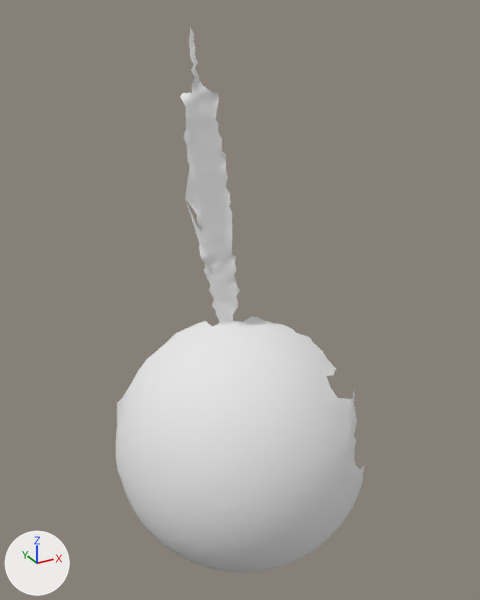
What one commit did to the OBJ model res/pendulum_horizontal/Pendulum_horizontal.000034.obj.
Both versions are drawn from a camera (50 mm lens) standing at (12.0, -467.0, 437.0) and looking at (319.0, 91.0, 158.0). The axes (+X, +Y, +Z) are drawn at lower left. The lights are the same throughout. Where no turn or scale is listed for an object, it has been applied to the vertices.

In view in the first picture: 'Pendulum_horizontal.000034'.
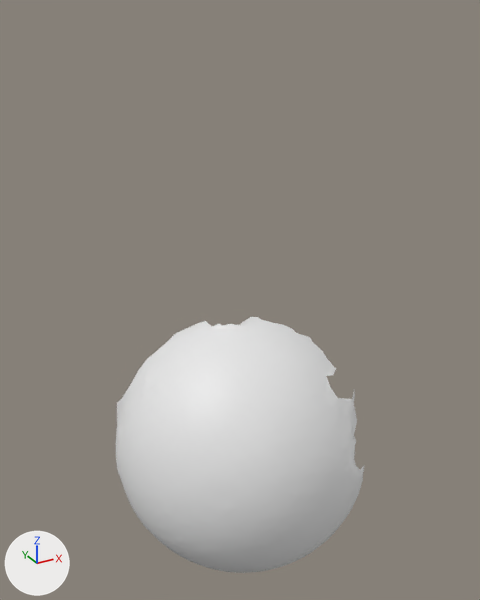
What differs and where, as boxes [x1, y1, x2, y2] in the pictures (480 x 600 px):
'Pendulum_horizontal.000034', reshaped (53% shorter)
    before: [116, 28, 365, 573]
    after: [116, 317, 365, 573]
part 1 of me_pendulum_horizontal_000034, deleted
    before: [180, 28, 242, 326]

The edits, one by one:
me_pendulum_horizontal_000034 is used by ob_pendulum_horizontal_000034; location (0.0, 0.0, 0.0).
me_pendulum_horizontal_000034 had 5427 vertices, 10668 faces and spanned x 183.0..424.0, y -41.0..205.0, z -172.0..421.0.
me_pendulum_horizontal_000034 no longer uses material mat_pendulum_horizontal_000034 (white #e7e7e7).
me_pendulum_horizontal_000034 now has 4830 vertices, 9564 faces and spans x 183.0..424.0, y -41.0..205.0, z -172.0..124.0.
me_pendulum_horizontal_000034 part 1: 597 vertices removed from x 277.0..326.0, y 95.0..172.0, z 125.0..421.0.
